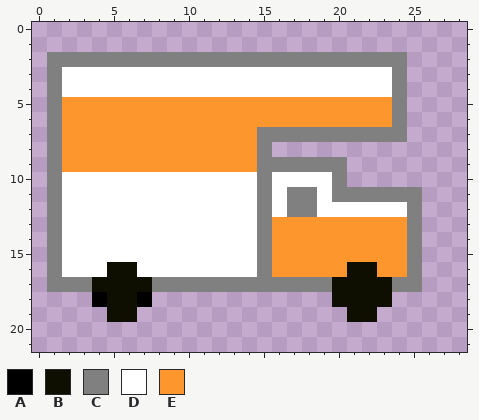
Two states of a pixel-art sprite, assets/images/uhaul.png. Above: the version before the commit.
The file is 435x330 pixels, drawn in blocks of 15x15; one block is one cell here.
Palette (. is transparent): A #000000  B #0e0f00  C #808080  D #ffffff  E #fd962c
Pixels before, first column x 1:
 2 CCCCCCCCCCCCCCCCCCCCCCCC.
 3 CDDDDDDDDDDDDDDDDDDDDDDC.
 4 CDDDDDDDDDDDDDDDDDDDDDDC.
 5 CEEEEEEEEEEEEEEEEEEEEEEC.
 6 CEEEEEEEEEEEEEEEEEEEEEEC.
 7 CEEEEEEEEEEEEECCCCCCCCCC.
 8 CEEEEEEEEEEEEEC..........
 9 CEEEEEEEEEEEEECCCCCC.....
10 CDDDDDDDDDDDDDCDDDDC.....
11 CDDDDDDDDDDDDDCDCCDCCCCCC
12 CDDDDDDDDDDDDDCDCCDDDDDDC
13 CDDDDDDDDDDDDDCEEEEEEEEEC
14 CDDDDDDDDDDDDDCEEEEEEEEEC
15 CDDDDDDDDDDDDDCEEEEEEEEEC
16 CDDDBBDDDDDDDDCEEEEEBBEEC
17 CCCBBBBCCCCCCCCCCCCBBBBCC
18 ...ABBA............BBBB..
19 ....BB..............BB...
Now the later version:
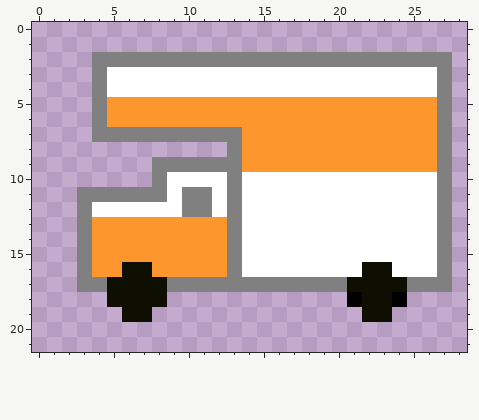
From old to new:
Changed rows in their new state; - is an unchanged pixel.
first column x 1:
 2 ...---------------------CCC
 3 ...C-------------------DDDC
 4 ...C-------------------DDDC
 5 ...C-------------------EEEC
 6 ...C-------------------EEEC
 7 ...CCCCCCCCCC-EEEEEEEEEEEEC
 8 ............C-EEEEEEEEEEEEC
 9 .......CCCCCC-EEEEEEEEEEEEC
10 .......C----C-D----DDDDDDDC
11 ..CCCCCC-CC-C-D-DD-DDDDDDDC
12 ..C------CC-C-D-DD------DDC
13 ..CEEEEEEEEEC-DDDDDDDDDDDDC
14 ..CEEEEEEEEEC-DDDDDDDDDDDDC
15 ..CEEEEEEEEEC-DDDDDDDDDDDDC
16 ..CEE-BEEEEEC-DDDDDDD-BDDDC
17 ..-C---B-----------C---B-CC
18 ---.--BB-----------.A--A---
19 ----.-B-------------.-B----
Changed places in both pictures, as pixel boxes (x1, y1, x2, y2):
changed: (47, 52, 452, 322)
